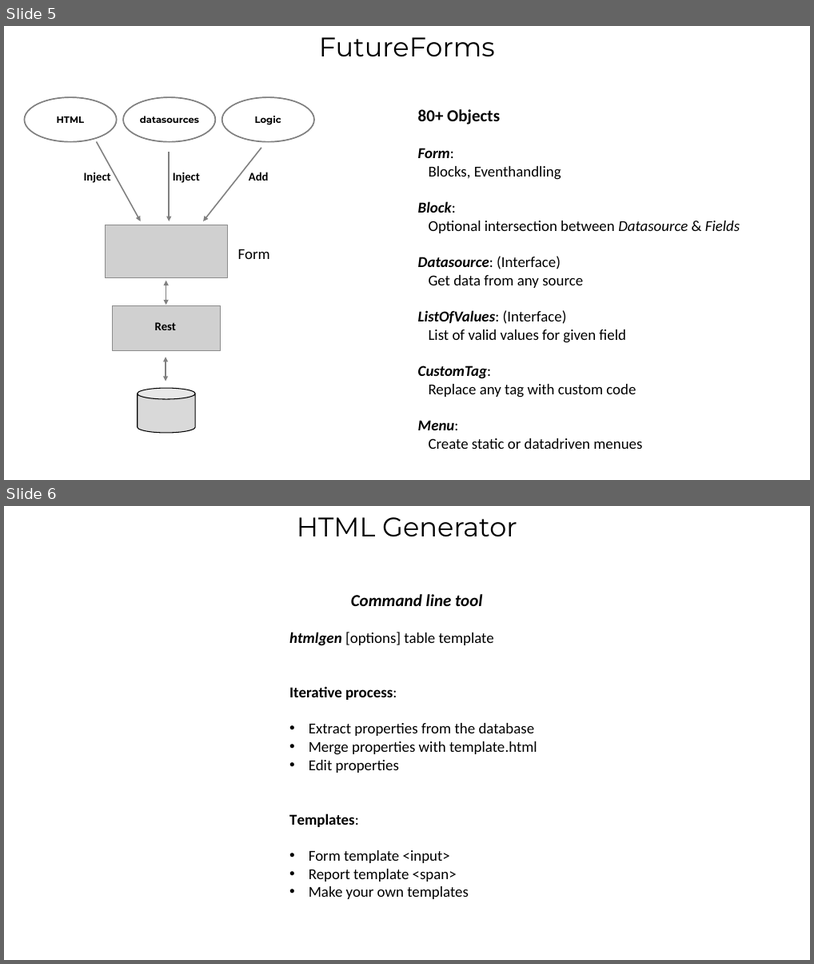
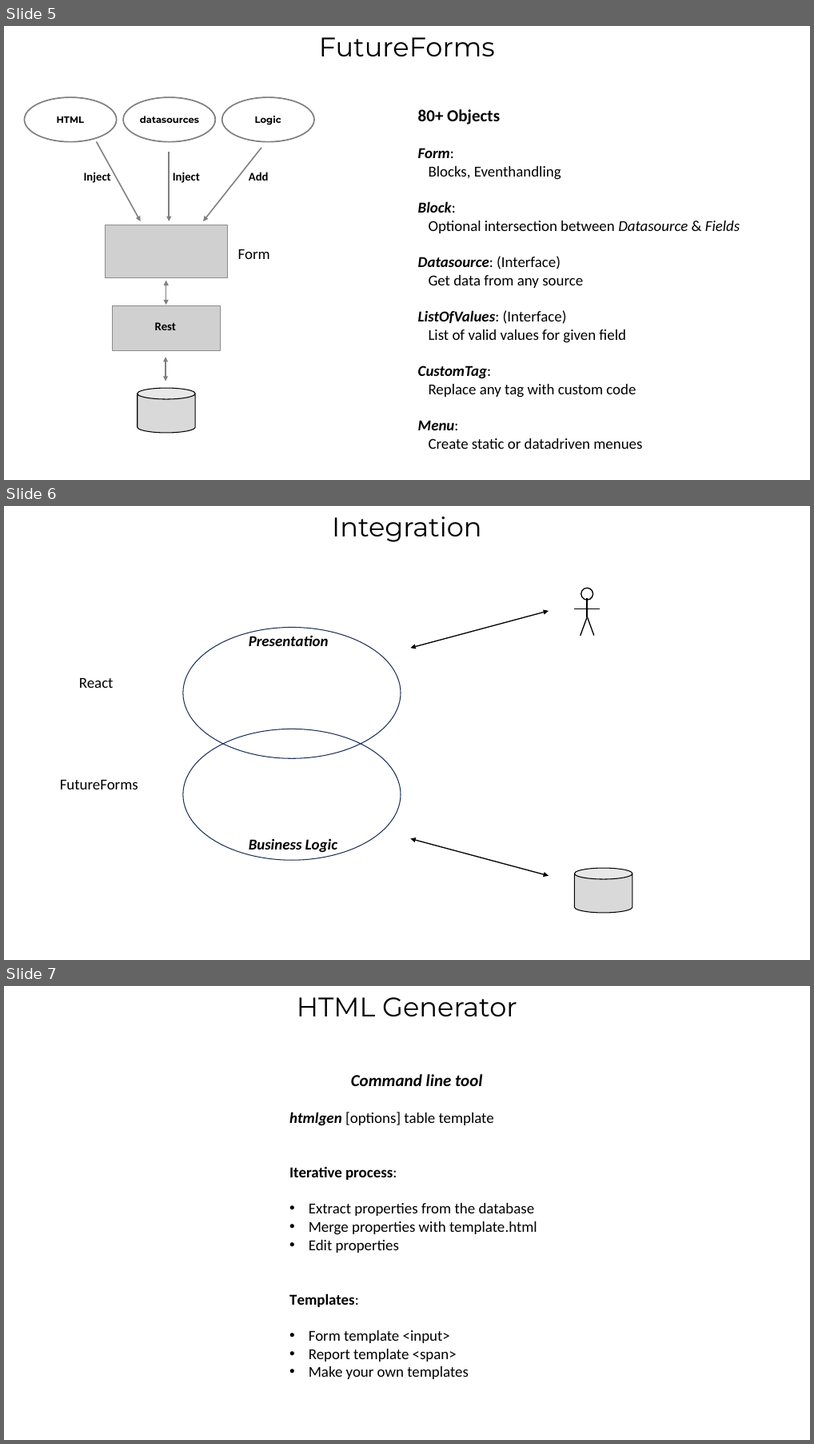
Before and after one commit to ahoeffner/forms42test, a slide deck: Trottinhg.pptx. Shown one above the other, each under a label of ours: slides 5 and 6 before the commit, slides 5, 6 and 7 after it. The pictures are 814x964 and 814x1444 pixels, drawn with LibreOffice and Linux fonts; fonts in the diff are those of the drawing; grey boxes stand for pictures. Boxes give left, top, right and bottom in pixels: in the first picture for what was removed or moved away, otherwise in the second. Text is boxed around its words. In the diff, an @@ line names an element or a change of style, - is before the commit and + after.

```diff
--- a/Trottinhg.pptx
+++ b/Trottinhg.pptx
@@ slide 6 added at <box>4,506,810,960</box>, background #FFFFFF @@
@@ title added at <box>332,516,482,542</box>, 32 pt, text #000000 @@
+Integration
@@ group added at <box>575,588,601,636</box>: 4 lines, 1 ellipse @@
@@ double arrow added from (411, 648) to (549, 611), #000000 1.25 pt @@
@@ ellipse added at <box>183,627,401,758</box>, outline #1E3256 1 pt @@
@@ text added at <box>249,635,329,646</box>, 18 pt, text #000000, bold, italic @@
+Presentation
@@ text added at <box>79,678,114,688</box>, 18 pt, text #000000 @@
+React
@@ ellipse added at <box>183,728,401,860</box>, outline #1E3256 1 pt @@
@@ text added at <box>60,780,138,789</box>, 18 pt, text #000000 @@
+FutureForms
@@ text added at <box>249,838,338,854</box>, 18 pt, text #000000, bold, italic @@
+Business Logic
@@ double arrow added from (549, 876) to (411, 839), #000000 1.25 pt @@
@@ cylinder added at <box>575,868,633,912</box>, fill #D9D9D9, outline #000000 1 pt @@
@@ what was slide 6 is now slide 7 @@
```
